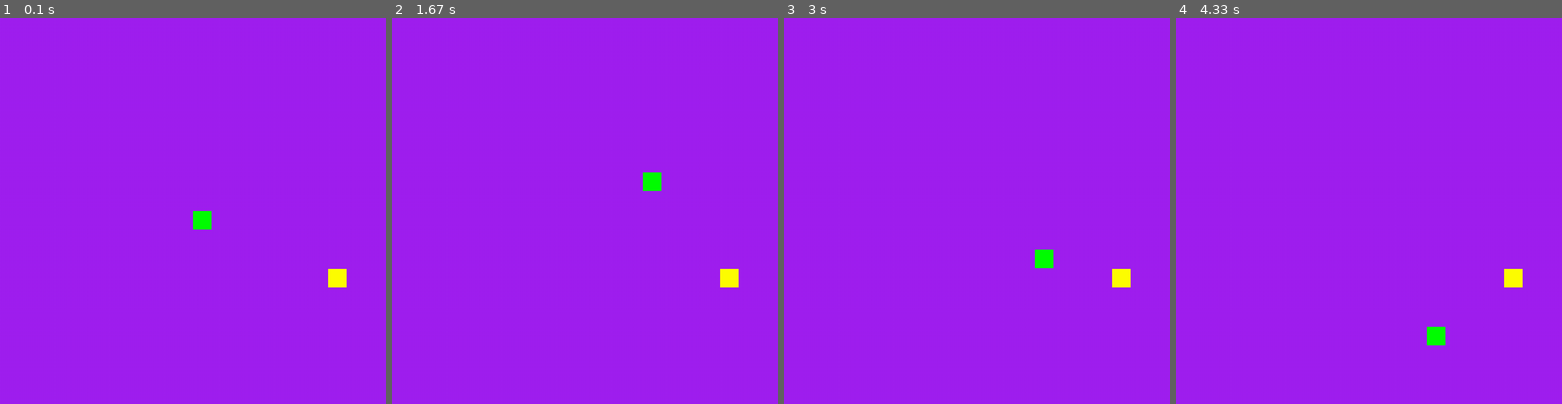
Above: before the commit, frames 1-4 (left to right).
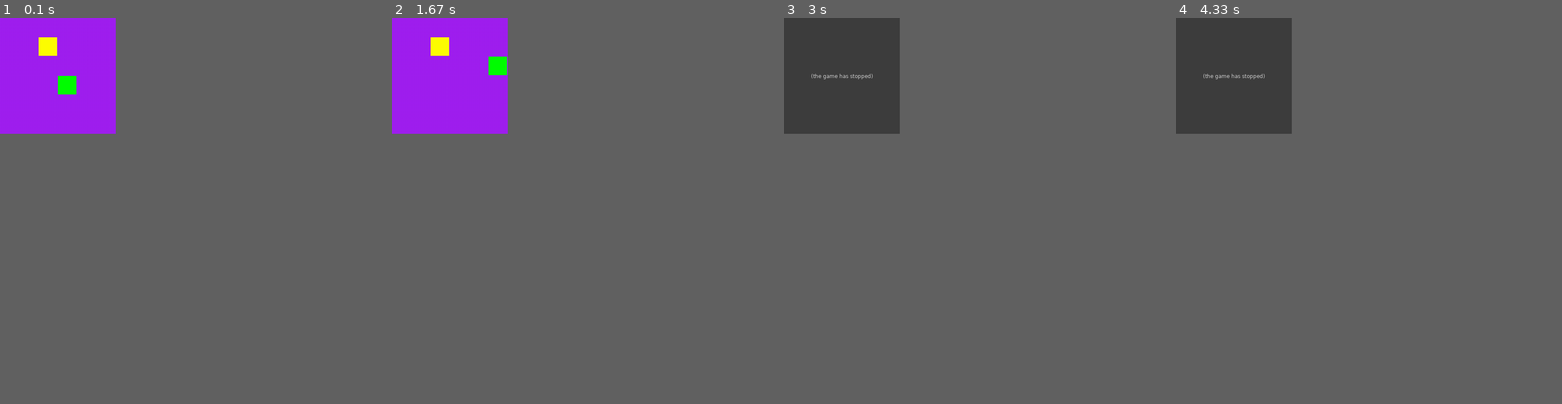
Above: after the commit, the same moments.

Repository: SchArthur/pyGames
Game: pygame game, started from snake.py
Same seed, same stepped clock (60 frames per second), same inputs: the game is played once before the commit and once after it.
Inputs:
- Up to frame 1 (0.1 s): no input
- Up to frame 2 (1.67 s): tap Z at 0.33 s; hold D 0.67-1.13 s; hold D 1.17-1.63 s
- Up to frame 3 (3 s): hold S 1.67-1.97 s
- Up to frame 4 (4.33 s): no input
In our replay, the window is 900x900 before the commit and 270x270 after it. These sizes can differ from the game's own. Grey fills any space a smaller window leaves; there, only what the larger window draws over its background counts as a difference.

The runs differ from the first frame. In frame 1, 1.0% of the frame differs, in the area x 10-90%, y 5-70%; in frame 2, 1.0%; in frame 3, 9.5%, in the area x 0-90%, y 0-70%; in frame 4, 9.5%.
After the commit the program exited at 2.83 s; later frames show no game.

Commit message:
ajout de la fonctionnalité des fruits, ajout de la collision avec le serpent. correction de divers problemes lié aux contrôles du serpent qui pouvait faire demi-tour.

Diff:
--- a/snake.py
+++ b/snake.py
@@ -2,7 +2,7 @@
 import random
 
 #setup
-window_size = 1000
+window_size = 300
 tile_size = 50
 tile_range = (tile_size // 2, window_size - tile_size //2, tile_size)
 
@@ -33,13 +33,13 @@
             #inputs
             keys = pygame.key.get_pressed()
             if keys[pygame.K_z]:
-                serpent.direction = 'up'
+                serpent.direction_pressed = 'up'
             elif keys[pygame.K_s]:
-                serpent.direction = 'down'
+                serpent.direction_pressed = 'down'
             elif keys[pygame.K_q]:
-                serpent.direction = 'left'
+                serpent.direction_pressed = 'left'
             elif keys[pygame.K_d]:
-                serpent.direction = 'right'
+                serpent.direction_pressed = 'right'
 
 
 
@@ -51,6 +51,7 @@
 
 class snake:
     direction = 'up'
+    direction_pressed = 'left'
     time = 0
     is_alive = True
     snake_body = []
@@ -60,19 +61,39 @@
         self.size = starting_size
         self.pos = starting_position
         self.screen = screen
+        self.snake_body.append(pygame.rect.Rect([self.pos, (tile_size -2, tile_size - 2)]))
         self.new_fruit()
+
+    def new_fruit(self):
+        random_pos = pygame.Vector2(random.randrange(0,self.screen.get_width(),tile_size), random.randrange(0,self.screen.get_height(),tile_size))
+        pos_incorrect = False
+        for elt in self.snake_body:
+            if pygame.Rect.colliderect(elt, pygame.rect.Rect([random_pos, (tile_size -2, tile_size - 2)])):
+                pos_incorrect = True
+                print("fruit pos incorrect, at : ", random_pos, "with : ", elt)
+
+        if pos_incorrect == True:
+            self.new_fruit()
+        else:
+            self.fruit = fruit(random_pos , self.screen)
+
+    def draw(self):
+        for elt in self.snake_body:
+            pygame.draw.rect(self.screen, 'green', elt)
+        self.fruit.draw()
 
     def grow(self):
         self.size += 1
 
-    def new_fruit(self):
-        random_pos = pygame.Vector2(random.randrange(0,self.screen.get_width(),tile_size), random.randrange(0,self.screen.get_height(),tile_size))
-        self.fruit = fruit(random_pos , self.screen)
-
-    def draw(self):
-        self.snake_rect = pygame.rect.Rect([self.pos, (tile_size -2, tile_size - 2)])
-        pygame.draw.rect(self.screen, 'green', self.snake_rect)
-        self.fruit.draw()
+    def shiftBody(self):
+        new_snake_list = []
+        new_snake_list.append(pygame.rect.Rect([self.pos, (tile_size -2, tile_size - 2)]))
+        for i in range(1, self.size):
+            new_snake_list.append(self.snake_body[i-1])
+        for i in range(1, self.size):
+            if new_snake_list[0] ==  new_snake_list[i]:
+                self.die()
+        self.snake_body = new_snake_list
 
     def move(self):
 
@@ -80,6 +101,22 @@
         time_now = pygame.time.get_ticks()
         if time_now - self.time > 300/self.speed:
             self.time = time_now
+
+            #check si l'inupt est correct
+            if self.direction_pressed == 'up':
+                if self.direction != 'down':
+                    self.direction = 'up'
+            elif self.direction_pressed == 'down':
+                if self.direction != 'up':
+                    self.direction = 'down'
+            elif self.direction_pressed == 'left':
+                if self.direction != 'right':
+                    self.direction = 'left'
+            elif self.direction_pressed == 'right':
+                if self.direction != 'left':
+                    self.direction = 'right'
+
+            #move
             if self.direction == 'up':
                 self.pos.y -= tile_size
             elif self.direction == 'down':
@@ -89,14 +126,15 @@
             elif self.direction == 'right':
                 self.pos.x += tile_size
 
-        #meurt si depasse limites ecran
-        if (self.pos.y < 0) or (self.pos.y > (self.screen.get_height() - tile_size)) or (self.pos.x < 0) or (self.pos.x > (self.screen.get_height() - tile_size)):
-            self.die()
+            #collions
+            if self.pos == self.fruit.pos :
+                self.new_fruit()
+                self.grow()
 
-        #verifie si fruit recupéré
-        if self.pos == self.fruit.pos :
-            self.new_fruit()
-            self.grow()
+            if (self.pos.y < 0) or (self.pos.y > (self.screen.get_height() - tile_size)) or (self.pos.x < 0) or (self.pos.x > (self.screen.get_height() - tile_size)):
+                self.die()
+
+            self.shiftBody()
 
     def die(self):
         print("Game Over")
@@ -117,4 +155,4 @@
 
 
 
-jeu_snake(1000)
+jeu_snake(window_size)
